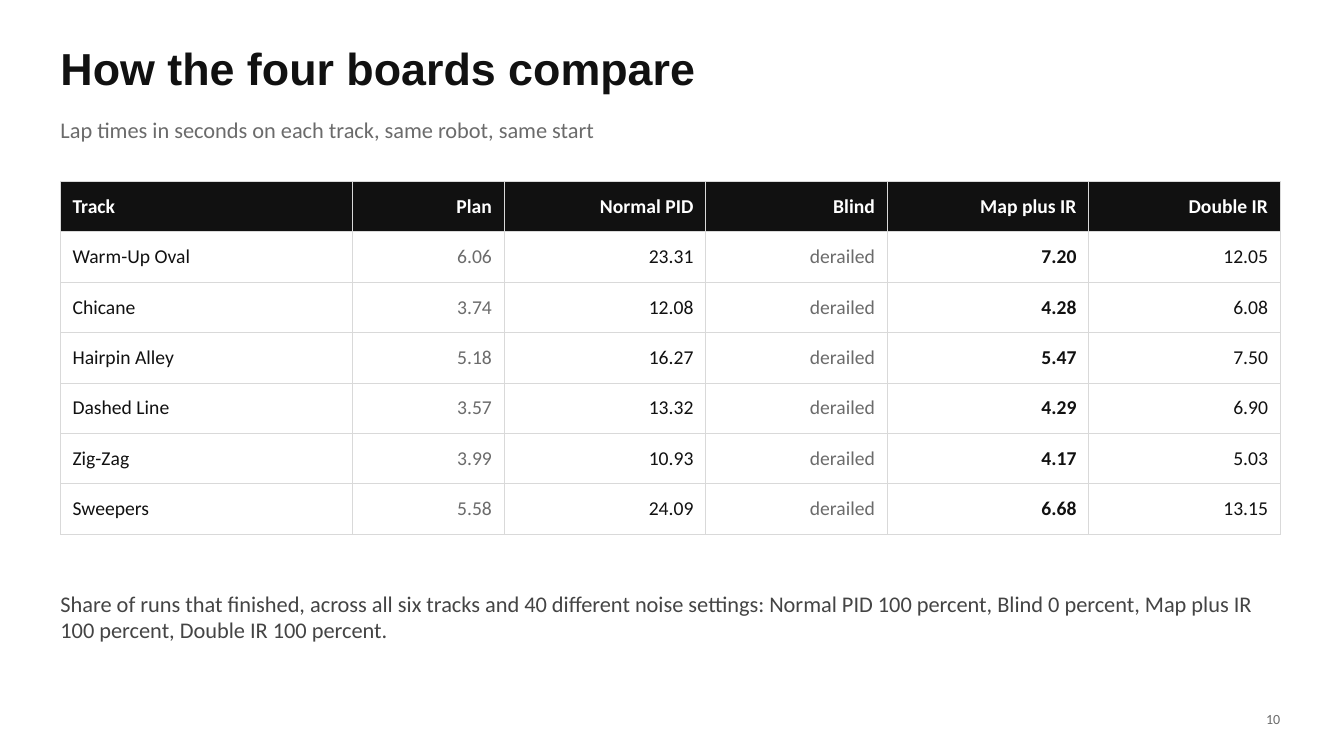
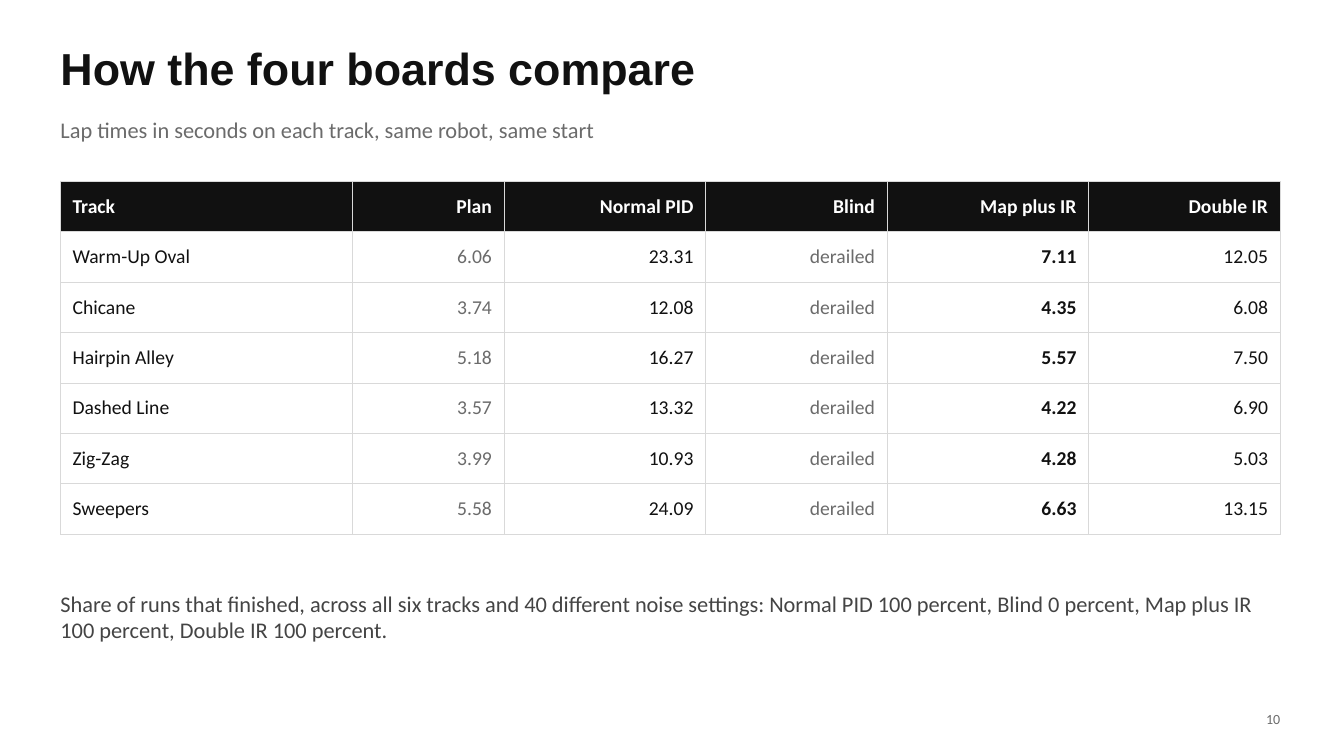
Before and after one commit to Shashanksaraswat123939/mysim, a slide deck: slide 10 of deck/line_follower_blueprint.pptx. Drawn at 1344x756 pixels with LibreOffice and Linux fonts; fonts in the diff are those of the drawing. Boxes give left, top, right and bottom in pixels: in the first picture for what was removed or moved away, otherwise in the second. Text is boxed around its words. In the diff, an @@ line names an element or a change of style, - is before the commit and + after.

```diff
--- a/deck/line_follower_blueprint.pptx
+++ b/deck/line_follower_blueprint.pptx
@@ table at [60, 181, 1280, 522] @@
-row 2, column 5: 7.20
+row 2, column 5: 7.11
-row 3, column 5: 4.28
+row 3, column 5: 4.35
-row 4, column 5: 5.47
+row 4, column 5: 5.57
-row 5, column 5: 4.29
+row 5, column 5: 4.22
-row 6, column 5: 4.17
+row 6, column 5: 4.28
-row 7, column 5: 6.68
+row 7, column 5: 6.63
```
